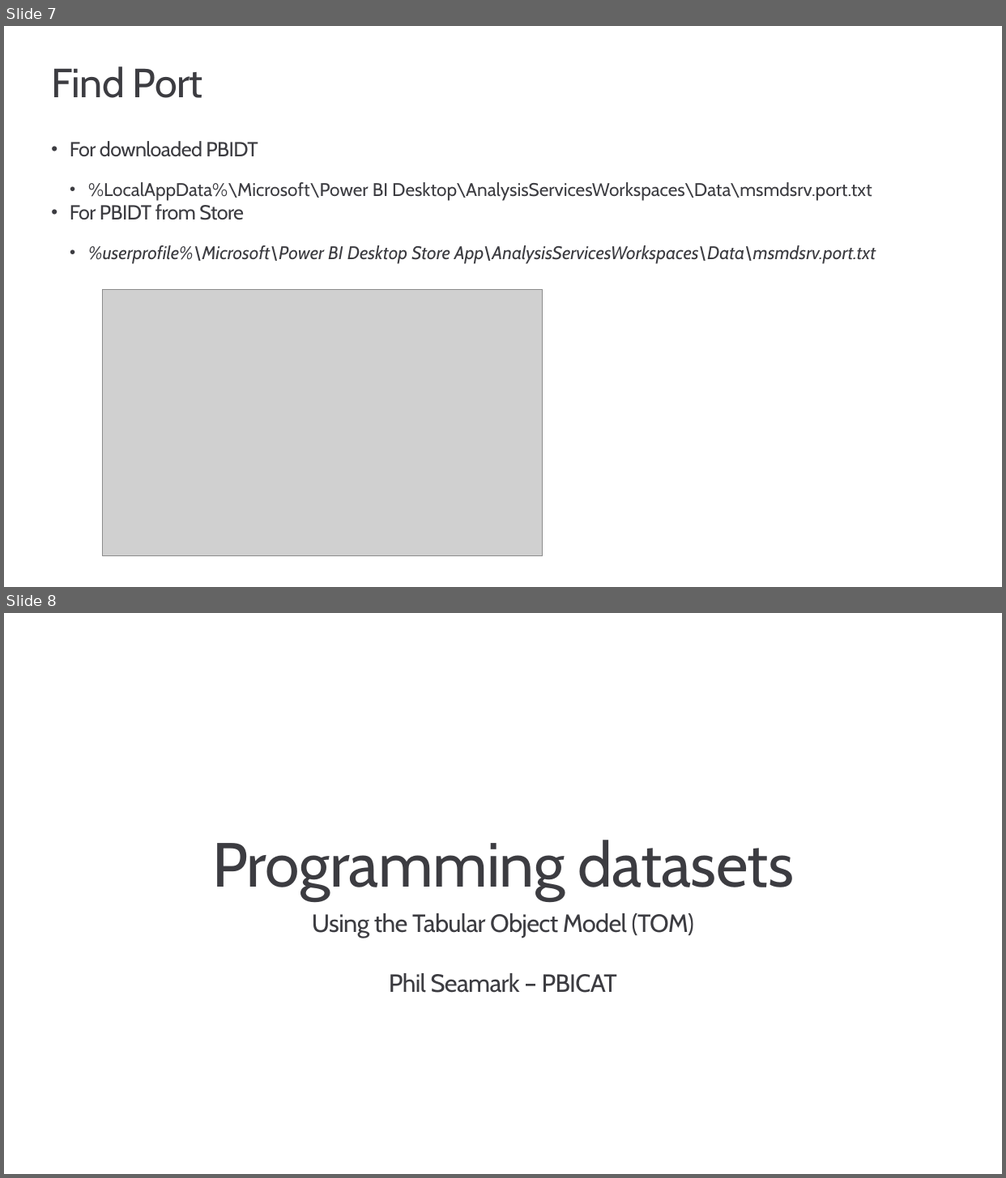
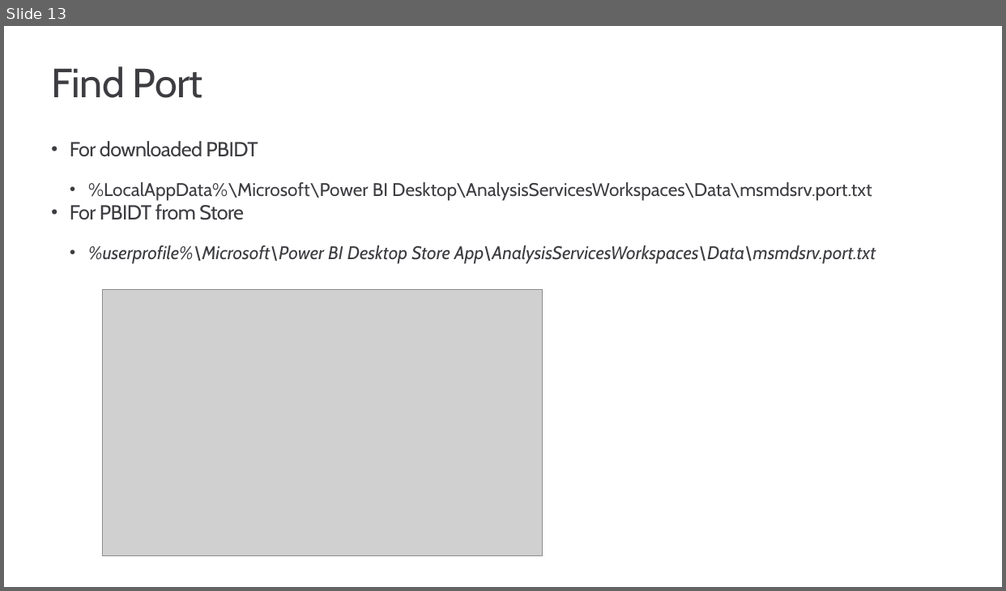
Before and after one commit to PowerBiDevCamp/Camp-Sessions, a slide deck: Session 04 - Programing Datasets using the Tabular Object Model.pptx. Shown one above the other, each under a label of ours: slides 7 and 8 before the commit, slide 13 after it. The pictures are 1006x1178 and 1006x591 pixels, drawn with LibreOffice and Linux fonts; fonts in the diff are those of the drawing; grey boxes stand for pictures; background and template pictures are left out. Boxes give left, top, right and bottom in pixels: in the first picture for what was removed or moved away, otherwise in the second. Text is boxed around its words. In the diff, an @@ line names an element or a change of style, - is before the commit and + after.

```diff
--- a/Session 04 - Programing Datasets using the Tabular Object Model.pptx
+++ b/Session 04 - Programing Datasets using the Tabular Object Model.pptx
@@ slide 8 removed at bbox=[4, 613, 1002, 1174], background #FFFFFF @@
@@ title removed at bbox=[212, 840, 794, 901] @@
-Programming datasets
@@ subtitle removed at bbox=[312, 914, 694, 993] @@
-Using the Tabular Object Model (TOM)
-Phil Seamark – PBICAT
@@ what was slide 7 is now slide 13 @@
```
Also in this commit, not shown: 3 slides changed, 2 other slides removed.
